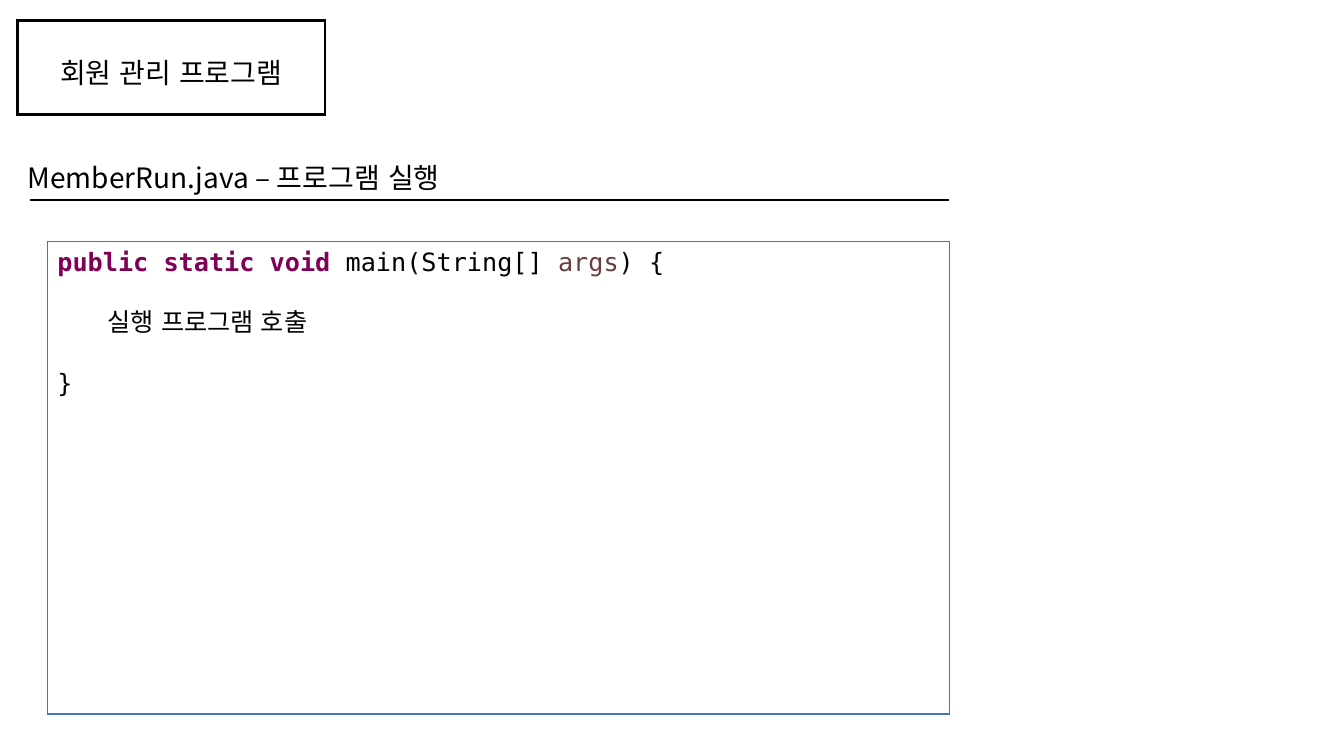
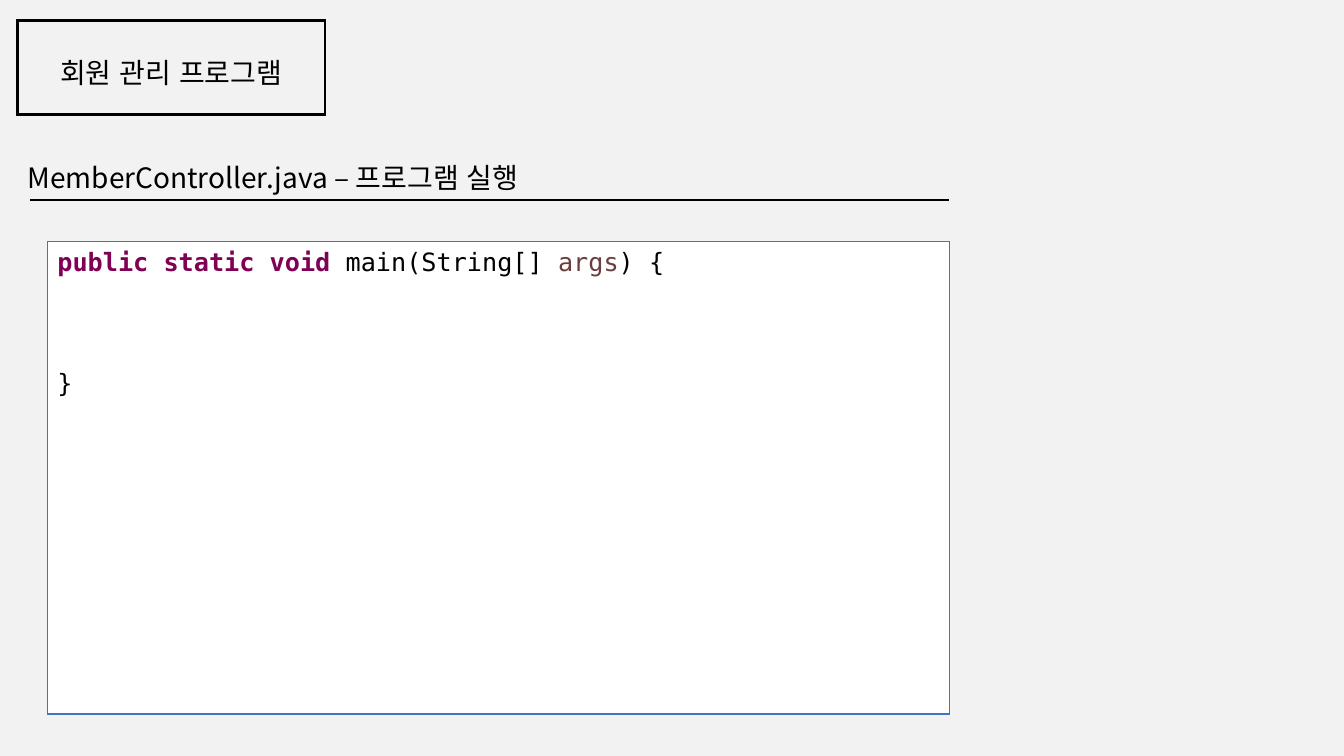
Before and after one commit to kmj-mkes/class_data, a slide deck: slide 5 of 9) 회원관리프로그램.pptx. Drawn at 1344x756 pixels with LibreOffice and Linux fonts; fonts in the diff are those of the drawing. Boxes give left, top, right and bottom in pixels: in the first picture for what was removed or moved away, otherwise in the second. Text is boxed around its words. In the diff, an @@ line names an element or a change of style, - is before the commit and + after.

```diff
--- a/9) 회원관리프로그램.pptx
+++ b/9) 회원관리프로그램.pptx
@@ background #FFFFFF to #F2F2F2 @@
@@ text at (27, 164, 519, 195): text changed @@
-MemberRun.java – 프로그램 실행
+MemberController.java – 프로그램 실행
@@ text in rectangle at (108, 310, 307, 333): paragraph removed @@
-  실행 프로그램 호출
```
Also in this commit, not shown: 4 other slides changed.
